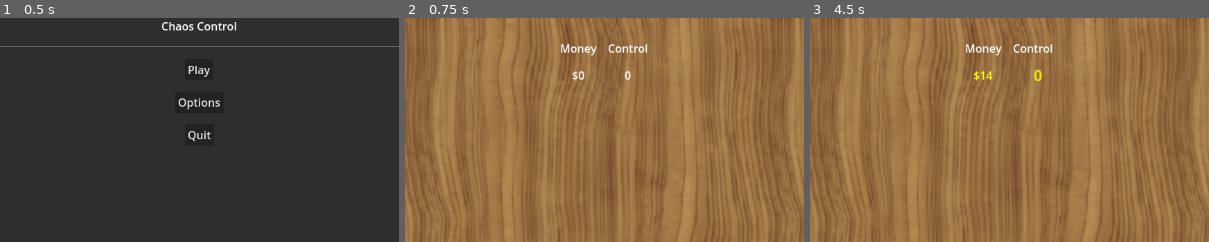
Above: before the commit, frames 1-3 (left to right).
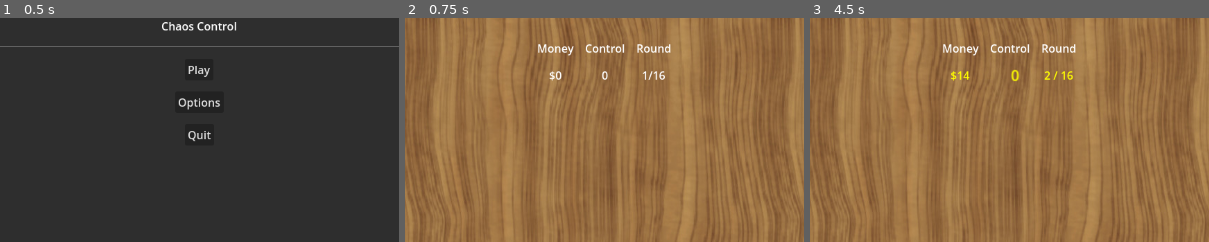
Above: after the commit, the same moments.

Repository: rcorre/chaos-control
Game: Godot game, scene res://menus/title/Title.tscn
The game is run twice, just before and just after one commit, with the same random seed, the same clock (stepped at 60 frames per second) and the same inputs.
Inputs (mouse positions are % of the whole screen's width and height, from its top left):
- Up to frame 1 (0.5 s): no input
- Up to frame 2 (0.75 s): click "Play" at 0.5 s
- Up to frame 3 (4.5 s): click (39, 83) at 1.25 s; click (50, 83) at 2.02 s; click (61, 83) at 2.77 s; click "Roll (Space)" at 3.5 s; click "Confirm (SPACE)" at 4.25 s
The pictures show only the part of the screen within x 25-75%, y 0-50%; the shares and areas given below are measured in that part.

Frame 1 is identical in both runs. In frame 2, 1.1% of the frame differs, in the area x 33-67%, y 11-29%; in frame 3, 1.2%.

Commit message:
Add round counter.

Diff:
--- a/default_bus_layout.tres
+++ b/default_bus_layout.tres
@@ -1,7 +1,6 @@
 [gd_resource type="AudioBusLayout" format=3 uid="uid://s3ms15h8f5rt"]
 
 [resource]
-bus/0/volume_db = -0.0171757
 bus/1/name = &"Music"
 bus/1/solo = false
 bus/1/mute = false
--- a/scenes/game.gd
+++ b/scenes/game.gd
@@ -1,13 +1,17 @@
 extends Node
+
+const MAX_ROUND := 16
 
 var money := 0
 var control := 0
+var current_round := 1
 
 func _ready() -> void:
 	Events.money_earned.connect(on_money_earned)
 	Events.control_earned.connect(on_control_earned)
 	Events.request_die_purchase.connect(on_die_purchase_requested)
 	Events.request_die_rotate.connect(on_die_rotate_requested)
+	Events.dice_active.connect(on_dice_active)
 
 func on_die_purchase_requested(sides: int, cost: int):
 	if money >= cost:
@@ -28,3 +32,11 @@
 		die.change_side_to(value)
 		control -= 1
 		Events.control_changed.emit(control)
+
+func on_dice_active(active: bool):
+	if current_round == MAX_ROUND:
+		prints("Game ended")
+		return
+	if !active:
+		current_round += 1
+		Events.round_changed.emit(current_round, MAX_ROUND)
--- a/scenes/game.tscn
+++ b/scenes/game.tscn
@@ -7,6 +7,7 @@
 [ext_resource type="AudioStream" uid="uid://cj6ay8gup3nao" path="res://assets/sounds/dice.wav" id="2_yqjtg"]
 [ext_resource type="Script" uid="uid://dwgvsb0ye1fkt" path="res://scenes/control_label.gd" id="3_iywne"]
 [ext_resource type="Script" uid="uid://dn7sah7s1625v" path="res://scenes/die_purchase_button.gd" id="4_p57ef"]
+[ext_resource type="Script" uid="uid://bmgc6b05gcpjo" path="res://scenes/round_label.gd" id="5_0tnpc"]
 [ext_resource type="AudioStream" uid="uid://bj1r6hvhvhmhx" path="res://assets/music/cow.ogg" id="7_u5sy4"]
 
 [sub_resource type="AudioStreamRandomizer" id="AudioStreamRandomizer_lnu2h"]
@@ -76,6 +77,19 @@
 horizontal_alignment = 1
 script = ExtResource("3_iywne")
 
+[node name="VBoxContainer3" type="VBoxContainer" parent="VBoxContainer/StatusBar"]
+layout_mode = 2
+
+[node name="RoundTitle" type="Label" parent="VBoxContainer/StatusBar/VBoxContainer3"]
+layout_mode = 2
+text = "Round"
+
+[node name="RoundLabel" type="Label" parent="VBoxContainer/StatusBar/VBoxContainer3"]
+layout_mode = 2
+text = "1/16"
+horizontal_alignment = 1
+script = ExtResource("5_0tnpc")
+
 [node name="CenterArea" type="HBoxContainer" parent="VBoxContainer"]
 layout_mode = 2
 size_flags_vertical = 3
--- /dev/null
+++ b/scenes/round_label.gd
@@ -0,0 +1,16 @@
+extends Label
+
+func _ready() -> void:
+	Events.round_changed.connect(on_round_changed)
+	pivot_offset = size / 2.0
+
+func on_round_changed(current: int, limit: int):
+	text = "%d / %d" % [current, limit]
+
+	var tween := get_tree().create_tween()
+
+	scale = Vector2.ONE * 1.5
+	tween.tween_property(self, "scale", Vector2(1.0, 1.0), 1.0).set_trans(Tween.TRANS_QUAD).set_ease(Tween.EASE_OUT)
+
+	modulate = Color.YELLOW
+	tween.tween_property(self, "modulate", Color.WHITE, 1.0).set_trans(Tween.TRANS_QUAD).set_ease(Tween.EASE_OUT)
--- a/singleton/events.gd
+++ b/singleton/events.gd
@@ -8,6 +8,8 @@
 signal control_earned(amount)
 signal control_changed(total)
 
+signal round_changed(current, max)
+
 # if true, dice have been rolled
 # if false, waiting to roll dice
 signal dice_active(active)
Not shown: 1 places in scenes/game.tscn that only renumber resources
Not shown, added: scenes/round_label.gd.uid
